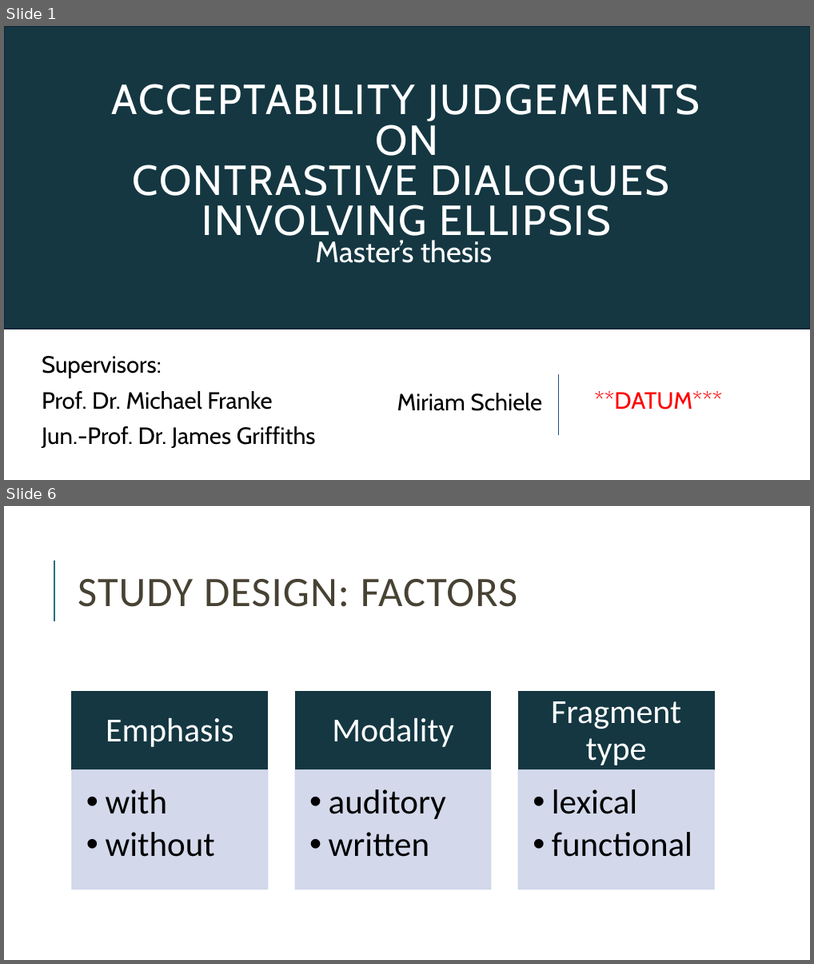
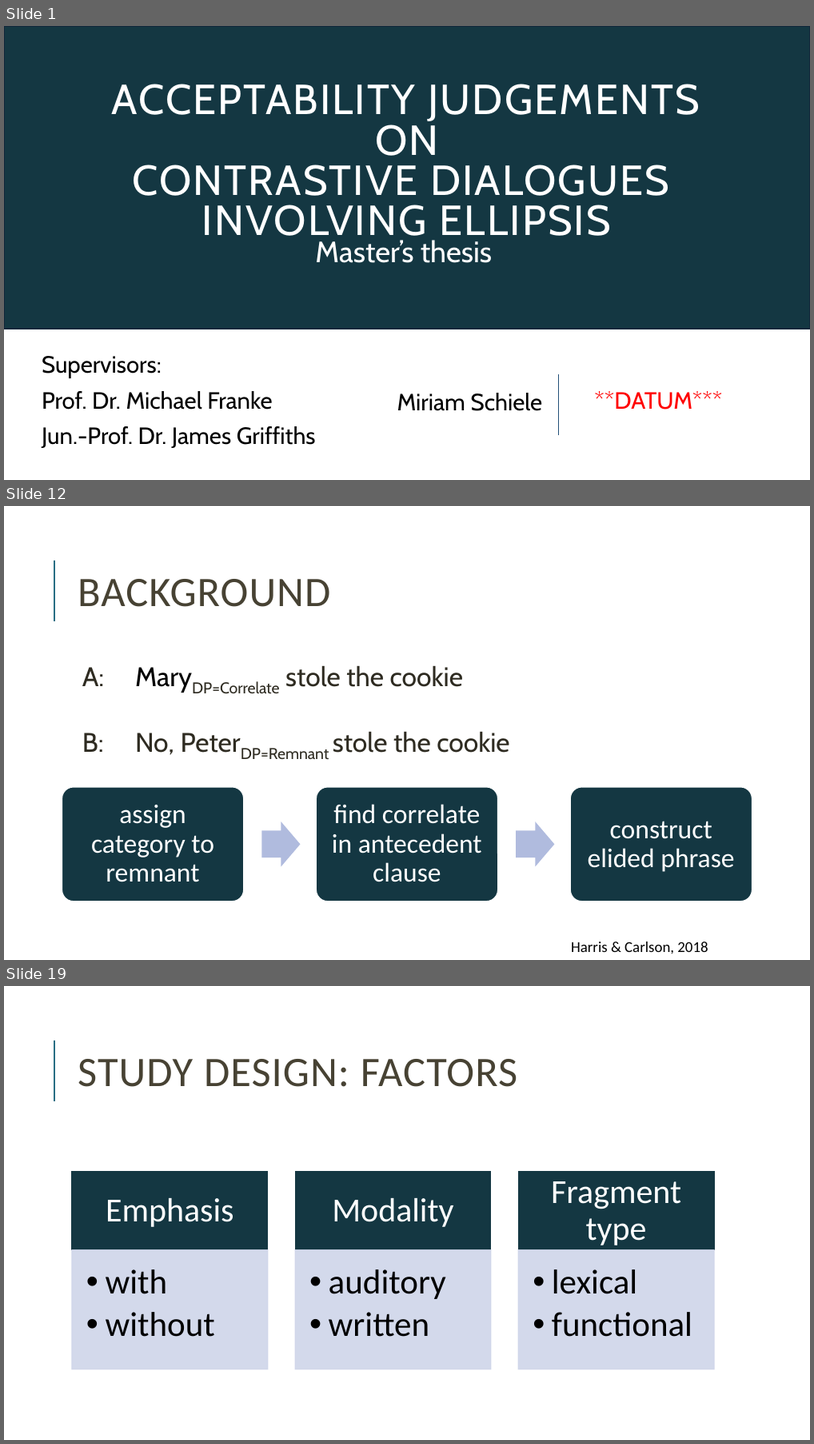
Before and after one commit to miriamschiele/MA, a slide deck: presentation/Miriam Schiele, MA presentation.pptx. Shown one above the other, each under a label of ours: slides 1 and 6 before the commit, slides 1, 12 and 19 after it; the slides between them are not shown. The pictures are 814x964 and 814x1444 pixels, drawn with LibreOffice and Linux fonts; fonts in the diff are those of the drawing. Boxes give left, top, right and bottom in pixels: in the first picture for what was removed or moved away, otherwise in the second. Text is boxed around its words. In the diff, an @@ line names an element or a change of style, - is before the commit and + after.

```diff
--- a/presentation/Miriam Schiele, MA presentation.pptx
+++ b/presentation/Miriam Schiele, MA presentation.pptx
@@ slide 12 added at bbox=[4, 506, 810, 960], background #FFFFFF; not listed: 1 template element that a slide beside it also shows @@
@@ title added at bbox=[78, 579, 330, 607], 50 pt, text #474233 @@
+BACKGROUND
@@ text added at bbox=[82, 665, 510, 760], 32 pt, text #2E2B21 @@
+  A: MaryDP=Correlate stole the cookie
+  B: No, PeterDP=Remnant stole the cookie
@@ group added at bbox=[62, 787, 752, 901]: 3 rounded rectangles, 3 texts, 2 right arrows @@
+assign category to remnant
+find correlate in antecedent clause
+construct elided phrase
@@ text added at bbox=[571, 941, 708, 953], 18 pt, text #000000 @@
+Harris & Carlson, 2018
@@ what was slide 6 is now slide 19 @@
```
Also in this commit, not shown: 7 slides changed, 12 other slides added, 1 slide removed, 8 other files.
